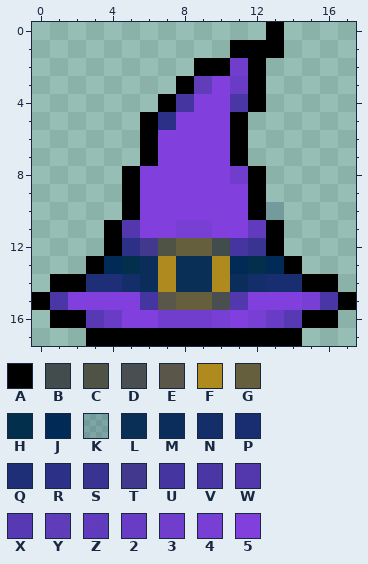
Two versions of one pixel-art sprite, Img/Player/Cosmetics/Hat/Witch.png. The first picture shows the starting point.
The file is 18x18 pixels. Pixels under 10% opacity are left out. Colours within 5 levels of each other are drawn and written as one.
Palette (. is transparent): A #000000  B #424c4c  C #4e5346  D #494e51  E #5a564a  F #ae8a1f  G #665f3e  H #022f4b  J #012b56  K #002a592b  L #0a2f56  M #0b2d5c  N #142e6a  P #182e71  Q #1e2f77  R #2c3187  S #393492  T #42398e  U #4535a1  V #4b36a6  W #5337ad  X #5739b3  Y #5e39b9f8  Z #613bbefe  2 #693cc5  3 #703dcc  4 #783fd4  5 #8140dd
Pixels before, first column x 0:
 0 .............A....
 1 ...........AAA....
 2 .........AA3A.....
 3 ........AY52A.....
 4 .......AU55VA.....
 5 ......AR555A......
 6 ......A5555A......
 7 ......A5555A......
 8 .....A555553A.....
 9 .....A555555A.....
10 .....A555555AK....
11 ....AW554455ZA....
12 ....ARTCGGBUSA....
13 ...AJHMFLLFJHJA...
14 .AAQQNMFLLFMNPPAA.
15 AV5555UEGGDW5554VA
16 .AAX2553334542XAA.
17 ...AAAAAAAAAAAA...
After the commit:
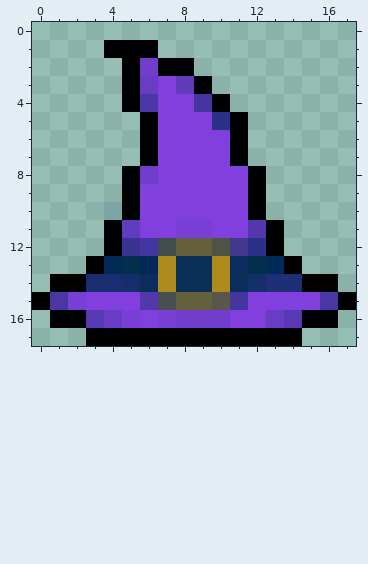
Change:
Colour B changes from #424c4c to #4e5346.
Colour C changes from #4e5346 to #424c4c.
Colour D changes from #494e51 to #5a564a.
Colour E changes from #5a564a to #494e51.
Colour P changes from #182e71 to #1e2f77.
Colour Q changes from #1e2f77 to #182e71.
Colour 2 is added in row 3 at x 6.
Colour 3 is added in row 2 at x 6.
Colour 3 replaces colour 4 in row 16 at x 10.
Colour 3 replaces colour 5 in row 8 at x 6.
Colour 4 replaces colour 3 in row 16 at x 7.
Colour 4 replaces colour 5 in row 15 at x 2; in row 16 at x 5.
Colour 5 is added in row 3 at x 7.
Colour 5 replaces colour 3 in row 8 at x 11.
Colour 5 replaces colour 4 in row 15 at x 15; in row 16 at x 12.
Colour 5 replaces colour A in row 4 at x 7.
Colour 5 replaces colour R in row 5 at x 7.
Colour 5 replaces colour U in row 4 at x 8.
Colour A is added in row 1 at x 4 to 6; in row 2 at x 5 and 7 to 8; in rows 3 to 4 at x 5.
Colour A replaces colour 5 in row 4 at x 10.
Colour A replaces colour Y in row 3 at x 9.
Colour J replaces colour M in row 13 at x 6.
Colour K is added in row 10 at x 4.
Colour M replaces colour J in row 13 at x 11.
Colour R replaces colour 5 in row 5 at x 10.
Colour R replaces colour S in row 12 at x 12.
Colour S replaces colour R in row 12 at x 5.
Colour T replaces colour U in row 12 at x 11.
Colour U replaces colour 5 in row 4 at x 9.
Colour U replaces colour T in row 12 at x 6.
Colour U replaces colour W in row 15 at x 11.
Colour V is added in row 4 at x 6.
Colour W replaces colour U in row 15 at x 6.
Colour W replaces colour Z in row 11 at x 12.
Colour Y replaces colour A in row 3 at x 8.
Colour Z replaces colour W in row 11 at x 5.
The author cleared colour 2 in row 3 at x 11.
The author cleared colour 3 in row 2 at x 11.
The author cleared colour 5 in row 3 at x 10.
The author cleared colour A in row 0 at x 13; in row 1 at x 11 to 13; in row 2 at x 9 to 10 and 12; in rows 3 to 4 at x 12.
The author cleared colour K in row 10 at x 13.
The author cleared colour V in row 4 at x 11.
Where, in picture pixels (left, top, right, bottom), the same in both pictures:
changed: (68, 22, 320, 328)
